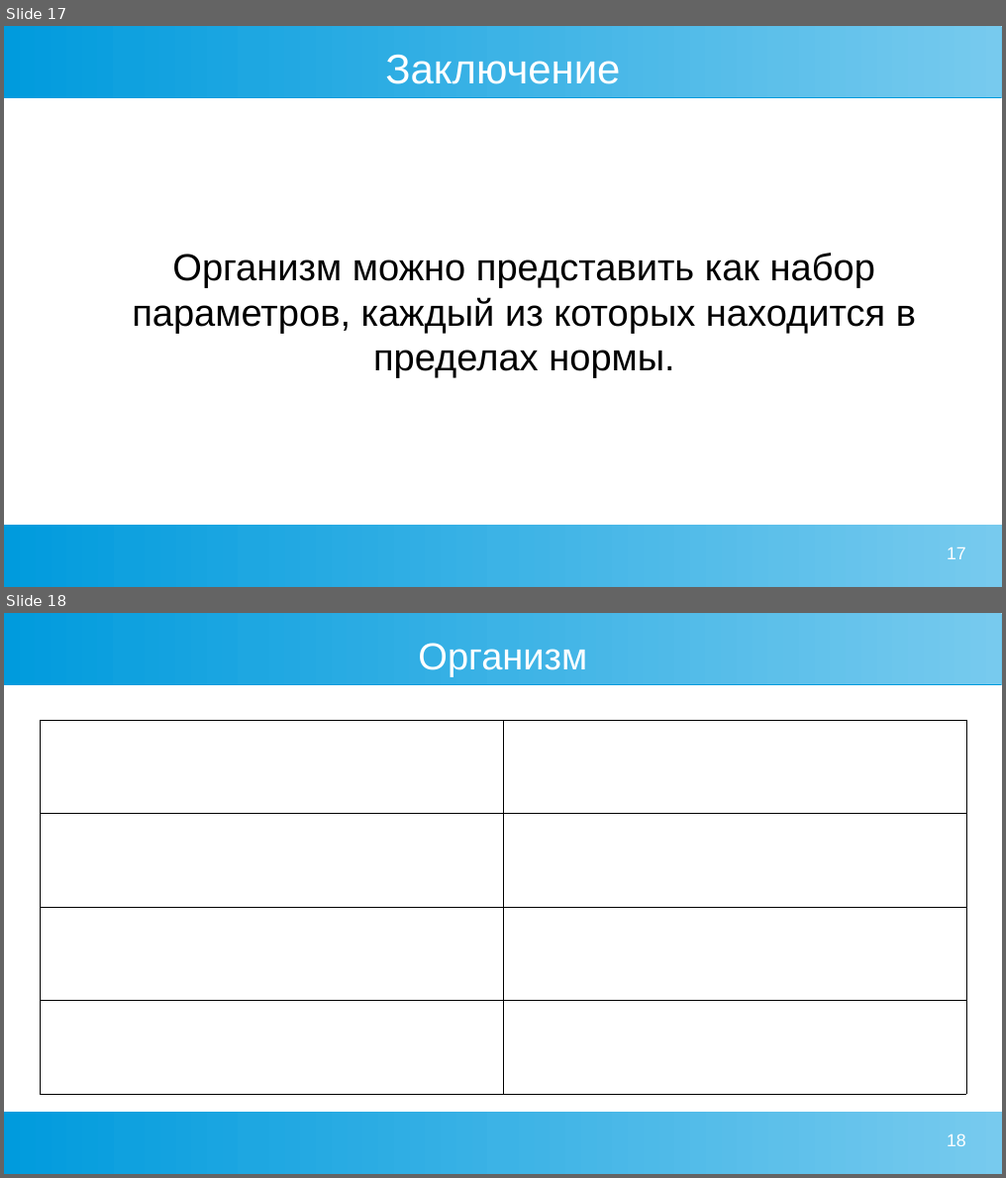
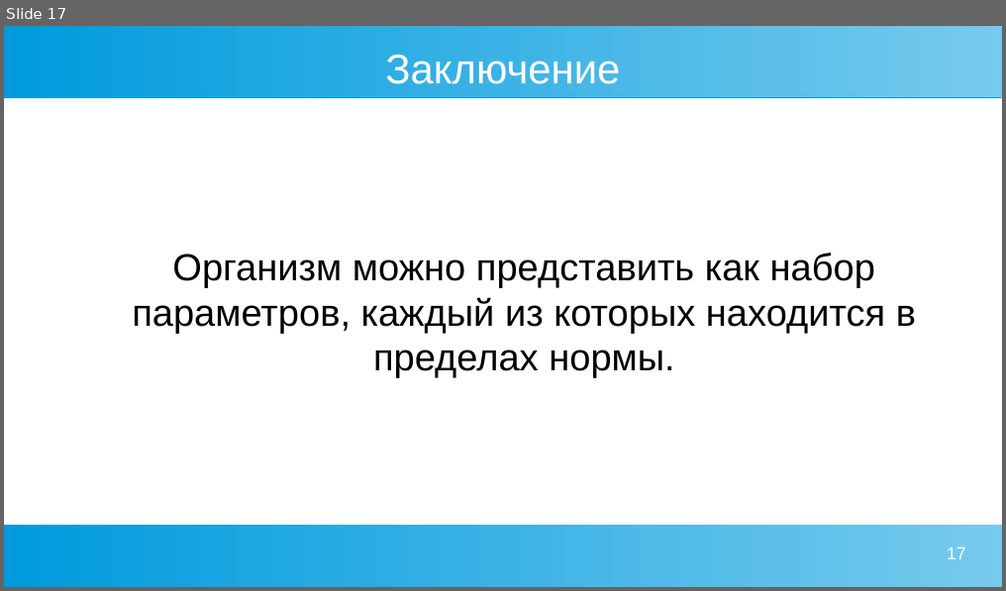
Before and after one commit to Chularev/articles, a slide deck: Psychology/2. гомеостаз и мотивация.odp. Shown one above the other, each under a label of ours: slides 17 and 18 before the commit, slide 17 after it. The pictures are 1006x1178 and 1006x591 pixels, drawn with LibreOffice and Linux fonts; fonts in the diff are those of the drawing. Boxes give left, top, right and bottom in pixels: in the first picture for what was removed or moved away, otherwise in the second. Text is boxed around its words. In the diff, an @@ line names an element or a change of style, - is before the commit and + after.

```diff
--- a/Psychology/2. гомеостаз и мотивация.odp
+++ b/Psychology/2. гомеостаз и мотивация.odp
@@ slide 18 removed at (x1=4, y1=613, x2=1002, y2=1174), background #FFFFFF; not listed: 2 template elements that a slide beside it also shows @@
@@ title removed at (x1=418, y1=643, x2=587, y2=677) @@
-Организм
@@ table removed at (x1=40, y1=720, x2=966, y2=1094), 4 rows, 2 columns @@
- | 
- | 
- | 
- | 
@@ page number removed at (x1=946, y1=1134, x2=966, y2=1147) @@
-18
```
Also in this commit, not shown: 4 slides added.
